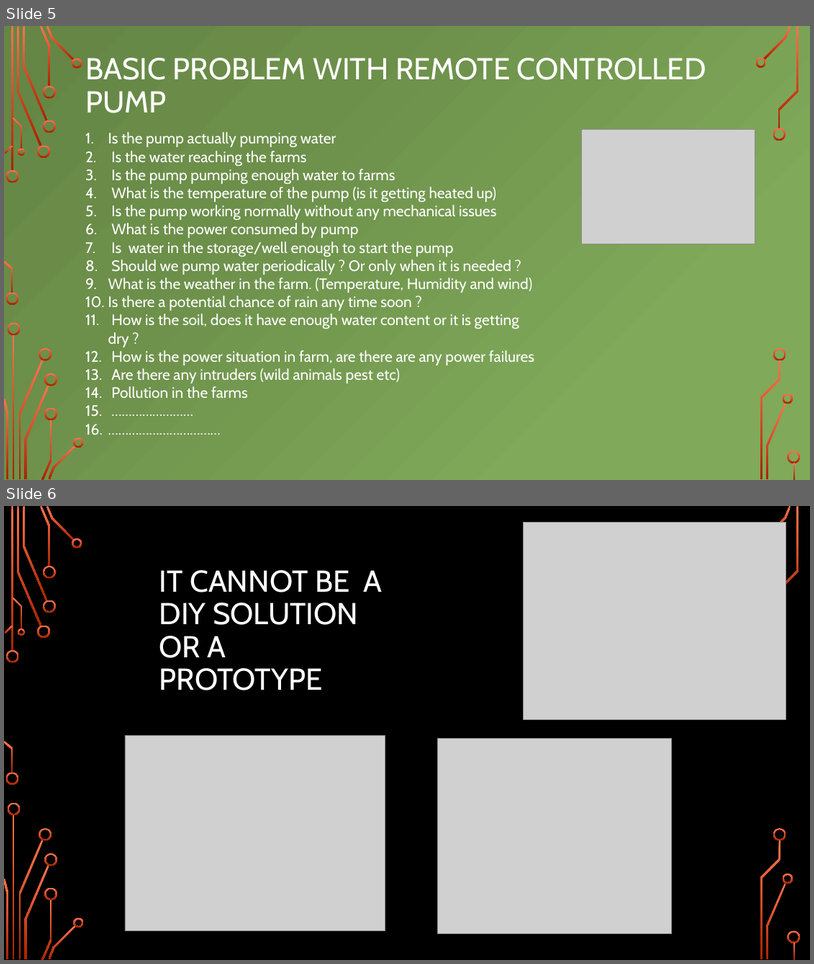
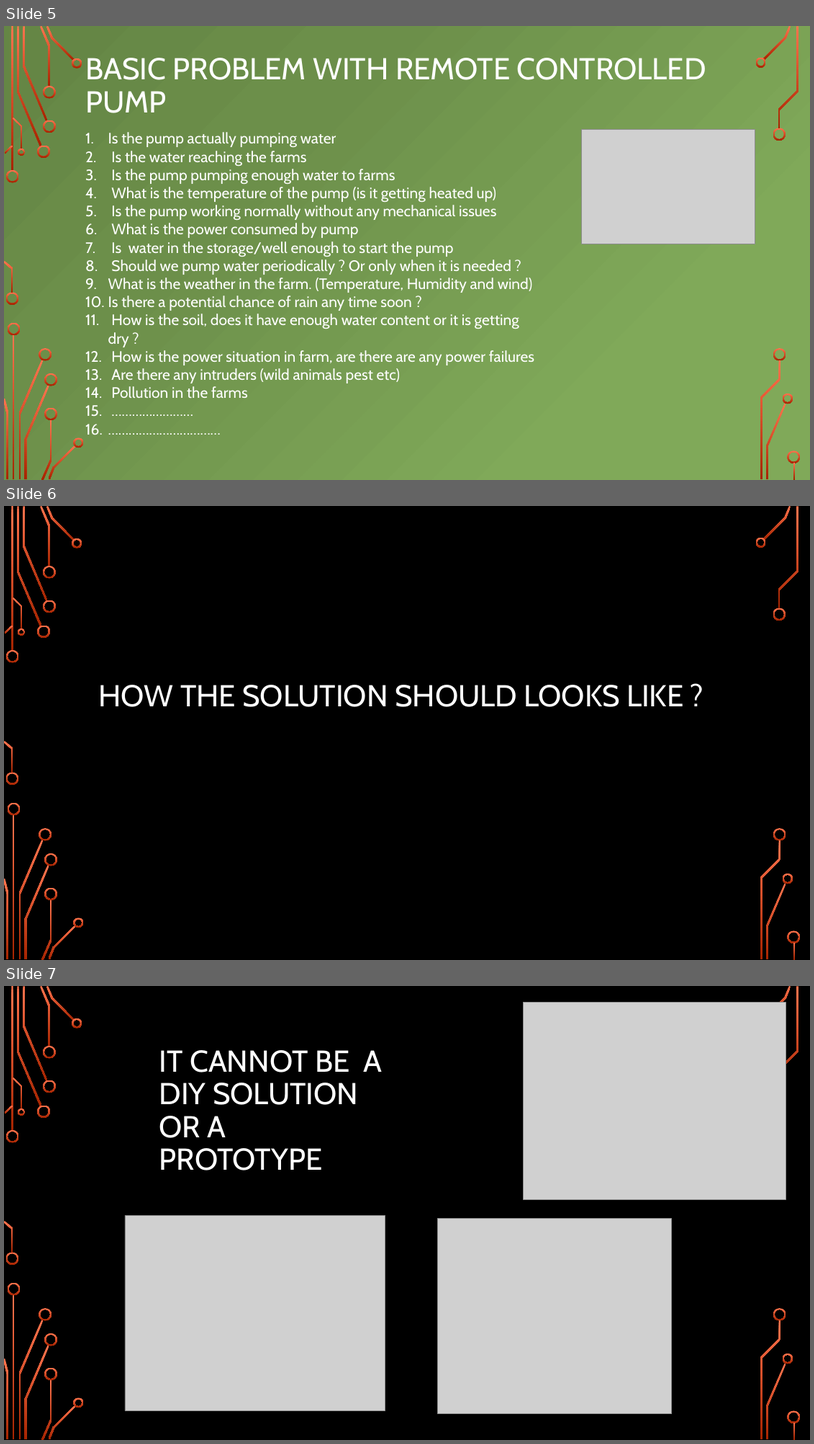
Before and after one commit to girishsukukumar/IoTWorkshop, a slide deck: Module-4.pptx. Shown one above the other, each under a label of ours: slides 5 and 6 before the commit, slides 5, 6 and 7 after it. The pictures are 814x964 and 814x1444 pixels, drawn with LibreOffice and Linux fonts; fonts in the diff are those of the drawing; grey boxes stand for pictures; background and template pictures are left out. Boxes give left, top, right and bottom in pixels: in the first picture for what was removed or moved away, otherwise in the second. Text is boxed around its words. In the diff, an @@ line names an element or a change of style, - is before the commit and + after.

```diff
--- a/Module-4.pptx
+++ b/Module-4.pptx
@@ slide 6 added at [4,506,810,960], background picture (left out); not listed: 36 template elements that a slide beside it also shows @@
@@ title added at [99,685,684,707], 36 pt, text #FFFFFF @@
+HOW THE SOLUTION SHOULD LOOKS LIKE ?
@@ what was slide 6 is now slide 7 @@
```
Also in this commit, not shown: 4 slides changed, 4 other slides added.
